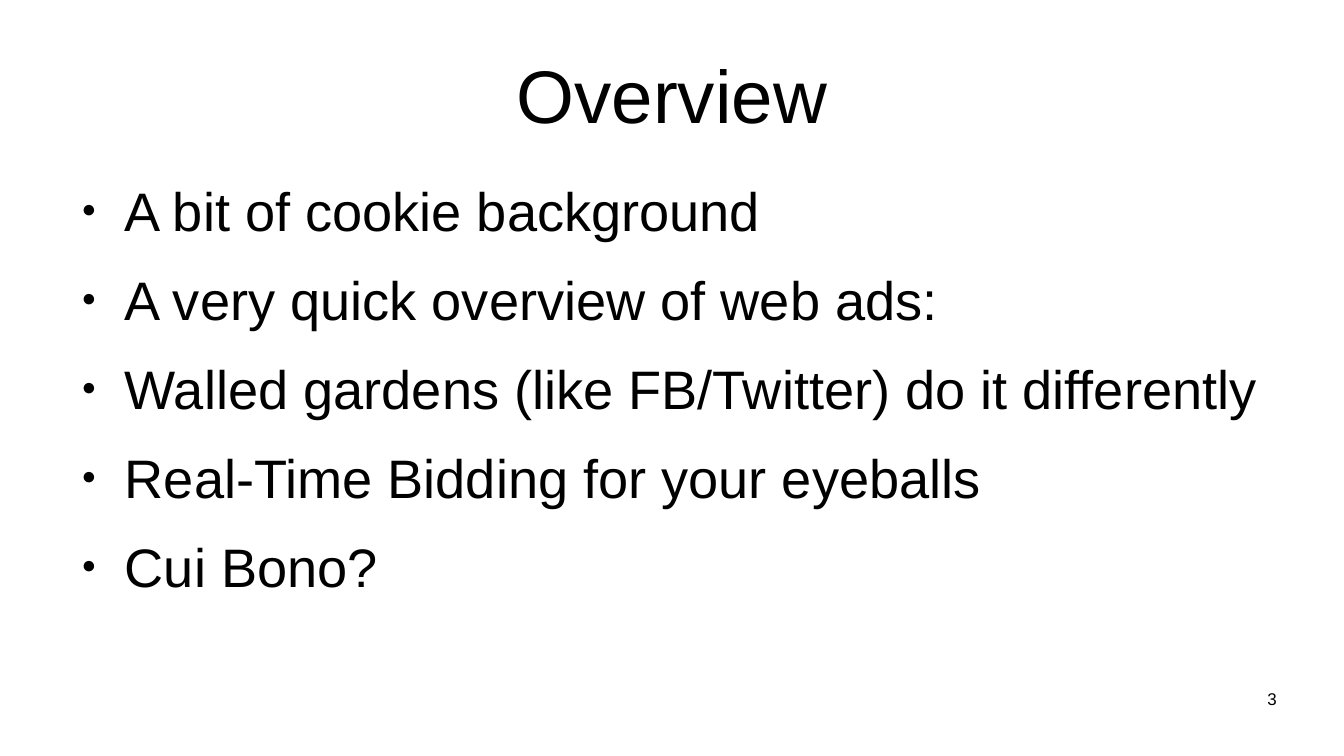
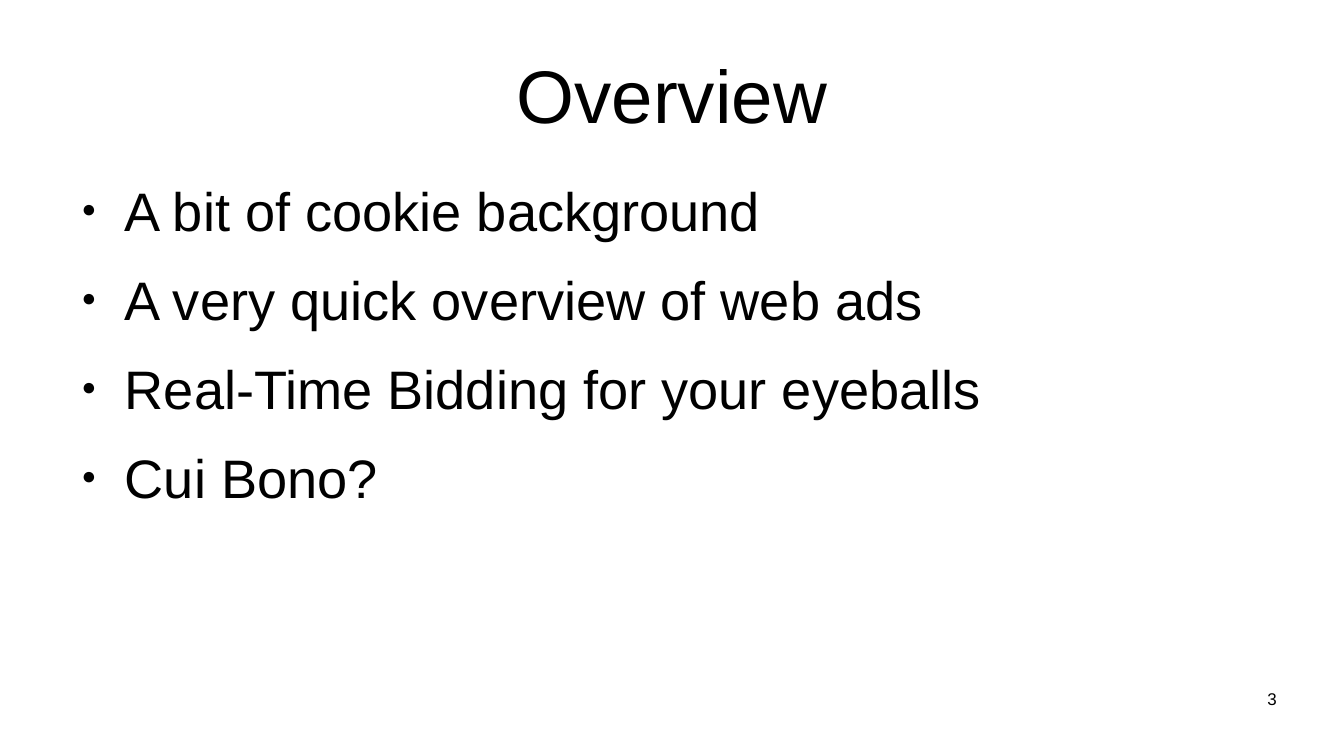
Before and after one commit to sftcd/witidtm, a slide deck: slide 3 of lectures/2021-2022/600-ads.odp. Drawn at 1344x756 pixels with LibreOffice and Linux fonts; fonts in the diff are those of the drawing. Boxes give left, top, right and bottom in pixels: in the first picture for what was removed or moved away, otherwise in the second. Text is boxed around its words. In the diff, an @@ line names an element or a change of style, - is before the commit and + after.

```diff
--- a/lectures/2021-2022/600-ads.odp
+++ b/lectures/2021-2022/600-ads.odp
@@ text at (125, 280, 922, 329): text changed @@
-● A very quick overview of web ads:
-● Walled gardens (like FB/Twitter) do it differently
+● A very quick overview of web ads
```
Also in this commit, not shown: 9 other slides changed, 1 slide added, 1 other file.
